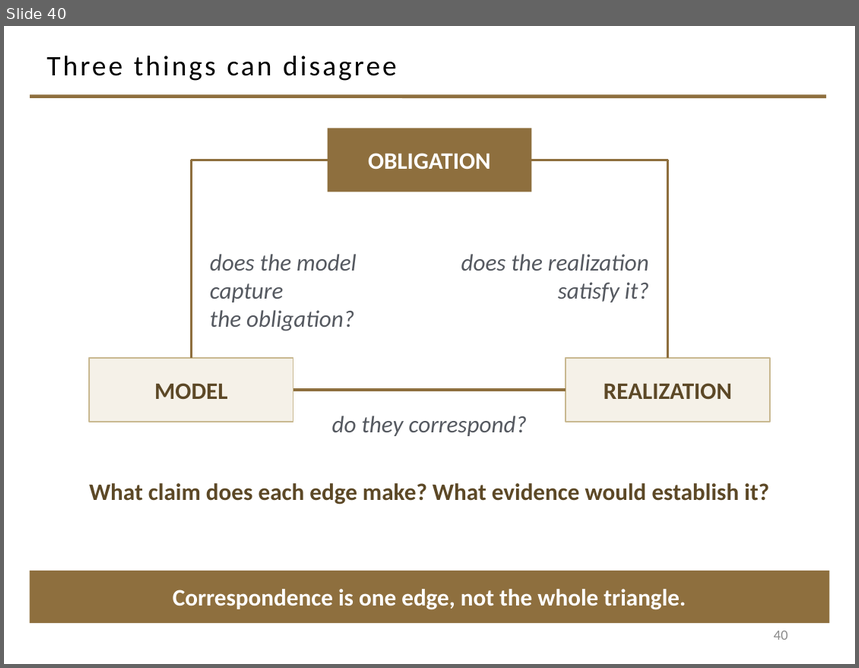
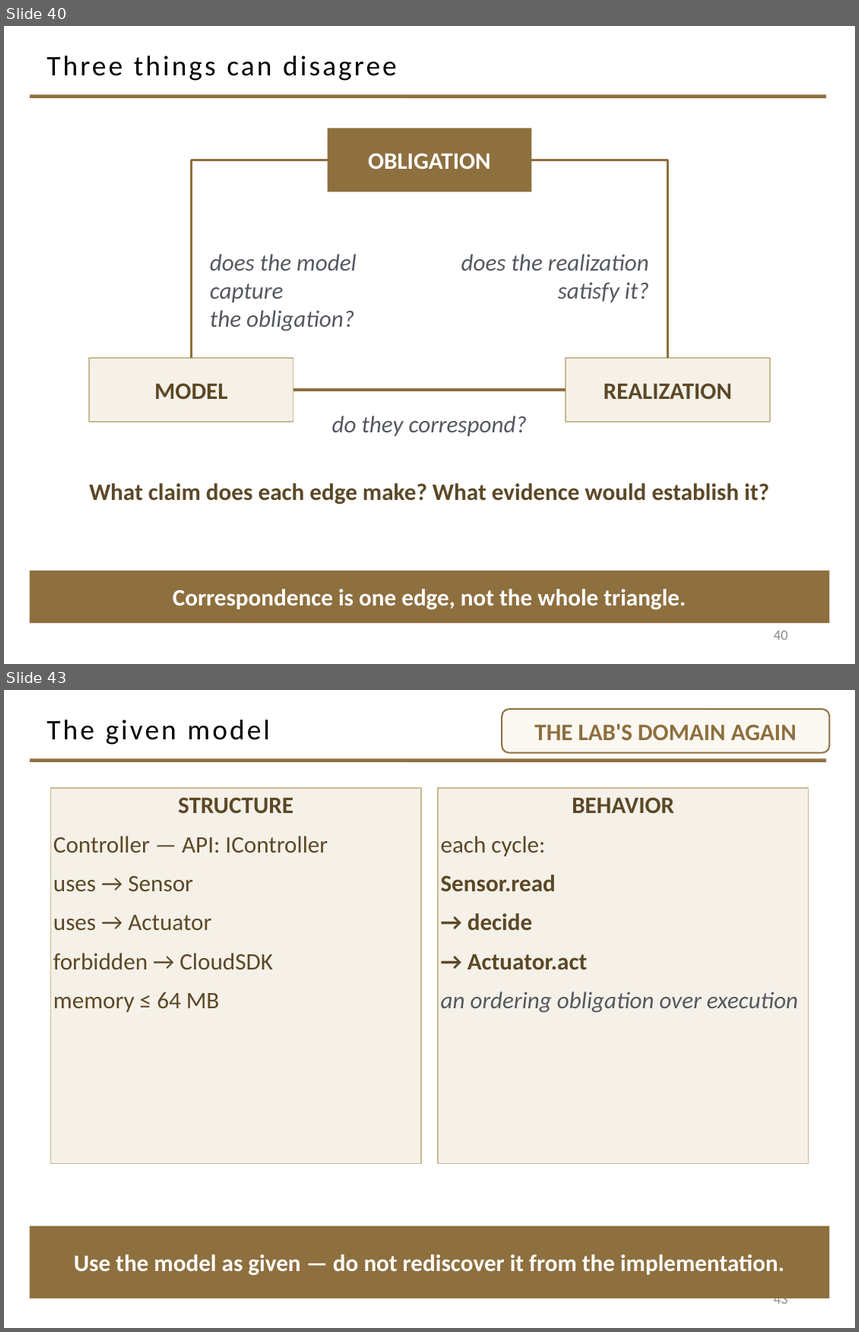
Before and after one commit to davisjam/model-based-agentic-software-engineering, a slide deck: course/lectures/act-2-delegation-and-control/03-alignment/2-3-Alignment.pptx. Shown one above the other, each under a label of ours: slide 40 before the commit, slides 40 and 43 after it; the slides between them are not shown. The pictures are 859x668 and 859x1332 pixels, drawn with LibreOffice and Linux fonts; fonts in the diff are those of the drawing; background and template pictures are left out. Boxes give left, top, right and bottom in pixels: in the first picture for what was removed or moved away, otherwise in the second. Text is boxed around its words. In the diff, an @@ line names an element or a change of style, - is before the commit and + after.

Commit message:
deck 2-3 S6: activity gains the model dimension; global 20pt floor closes
Divider renumbered SECTION 6. Activity slide keeps the author's four
obligations verbatim, full-width at 20pt; the given model moves to its own
slide styled as the lab's structure/behavior pair ('the lab's domain again').
Design-sequence table becomes three grouped panels (WHAT MUST HOLD / HOW WILL
WE KNOW / WHAT WILL IT CONTROL) and gains the MODEL USE question. Opening
slides (title, Master Equation, vibe-code prompt, checks line) raised to the
20pt floor. Final state: 46 slides, min 20pt instructional text on every
slide, one inherited out-of-frame shape only.

```diff
--- a/course/lectures/act-2-delegation-and-control/03-alignment/2-3-Alignment.pptx
+++ b/course/lectures/act-2-delegation-and-control/03-alignment/2-3-Alignment.pptx
@@ slide 43 added at (x1=4, y1=690, x2=855, y2=1328), background #FFFFFF; not listed: 1 template element that a slide beside it also shows @@
@@ rounded rectangle added at (x1=502, y1=709, x2=829, y2=752), fill #FBF8F2, outline #8E6F3E 1.25 pt, 20 pt, text #8E6F3E, bold @@
+THE LAB'S DOMAIN AGAIN
@@ title added at (x1=47, y1=720, x2=270, y2=745), 24 pt, text #000000 @@
+The given model
@@ rectangle added at (x1=51, y1=788, x2=421, y2=1164), fill #F5F1E8, outline #C9B991 1 pt, 20 pt, text #5C4826 @@
+STRUCTURE
+Controller — API: IController
+uses → Sensor
+uses → Actuator
+forbidden → CloudSDK
+memory ≤ 64 MB
@@ rectangle added at (x1=438, y1=788, x2=808, y2=1164), fill #F5F1E8, outline #C9B991 1 pt, 20 pt, text #5C4826 @@
+BEHAVIOR
+each cycle:
+Sensor.read
+→ decide
+→ Actuator.act
+an ordering obligation over execution
@@ rectangle added at (x1=30, y1=1227, x2=829, y2=1299), fill #8E6F3E, 20 pt, text #FFFFFF, bold @@
+Use the model as given — do not rediscover it from the implementation.
@@ page number added at (x1=774, y1=1293, x2=788, y2=1304), 12 pt, text #8C8C8C @@
+43
```
Also in this commit, not shown: 9 slides changed.
